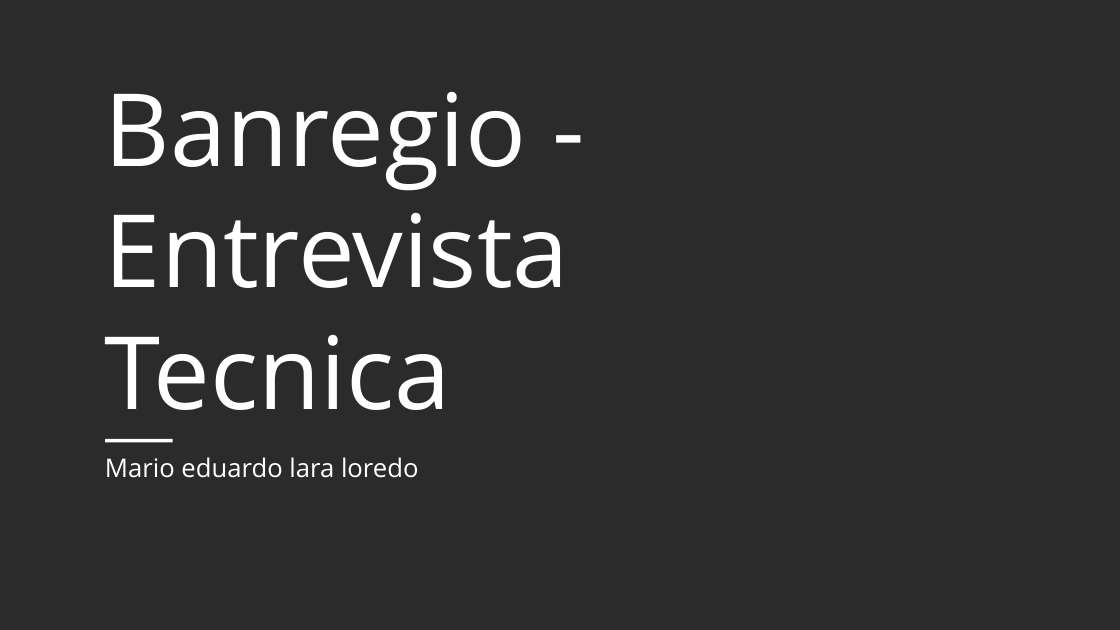
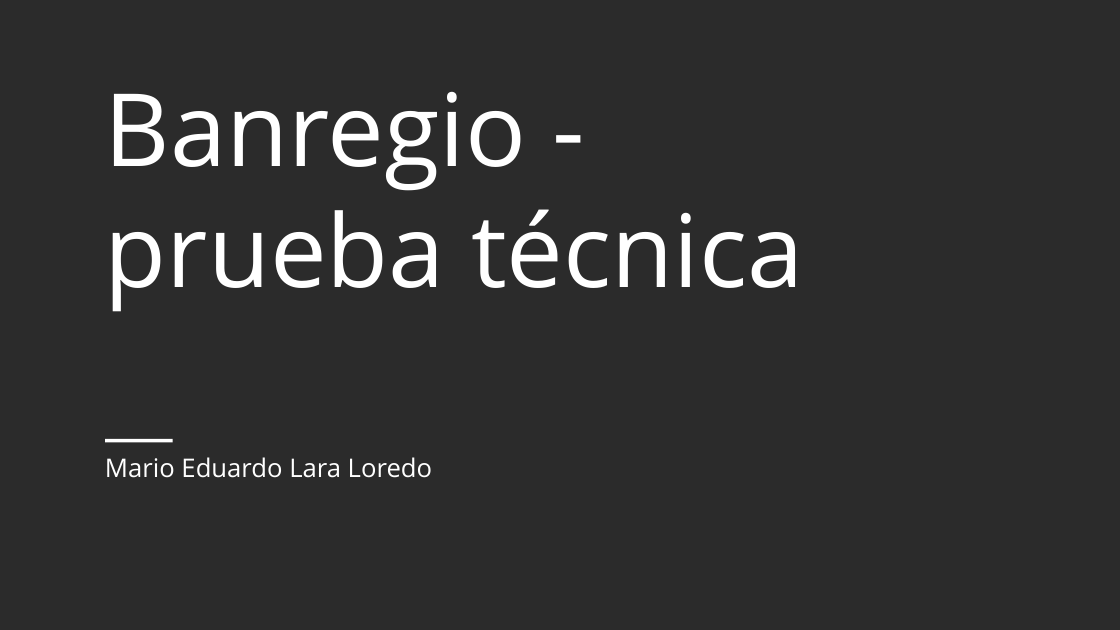
Before and after one commit to Lara-Mario2000/Banregio-PruebaTecnica, a slide deck: slide 1 of Presentacion Banregio.pptx. Drawn at 1120x630 pixels with LibreOffice and Linux fonts; fonts in the diff are those of the drawing; background and template pictures are left out; a plain dark background stands for a picture behind light text. Boxes give left, top, right and bottom in pixels: in the first picture for what was removed or moved away, otherwise in the second. Text is boxed around its words. In the diff, an @@ line names an element or a change of style, - is before the commit and + after.

```diff
--- a/Presentacion Banregio.pptx
+++ b/Presentacion Banregio.pptx
@@ text at [105,92,803,312]: text changed @@
-Banregio - Entrevista Tecnica
+Banregio - prueba técnica
@@ text at [105,457,432,478]: text changed @@
-Mario eduardo lara loredo
+Mario Eduardo Lara Loredo
```
Also in this commit, not shown: 5 other slides changed, 1 other file.
